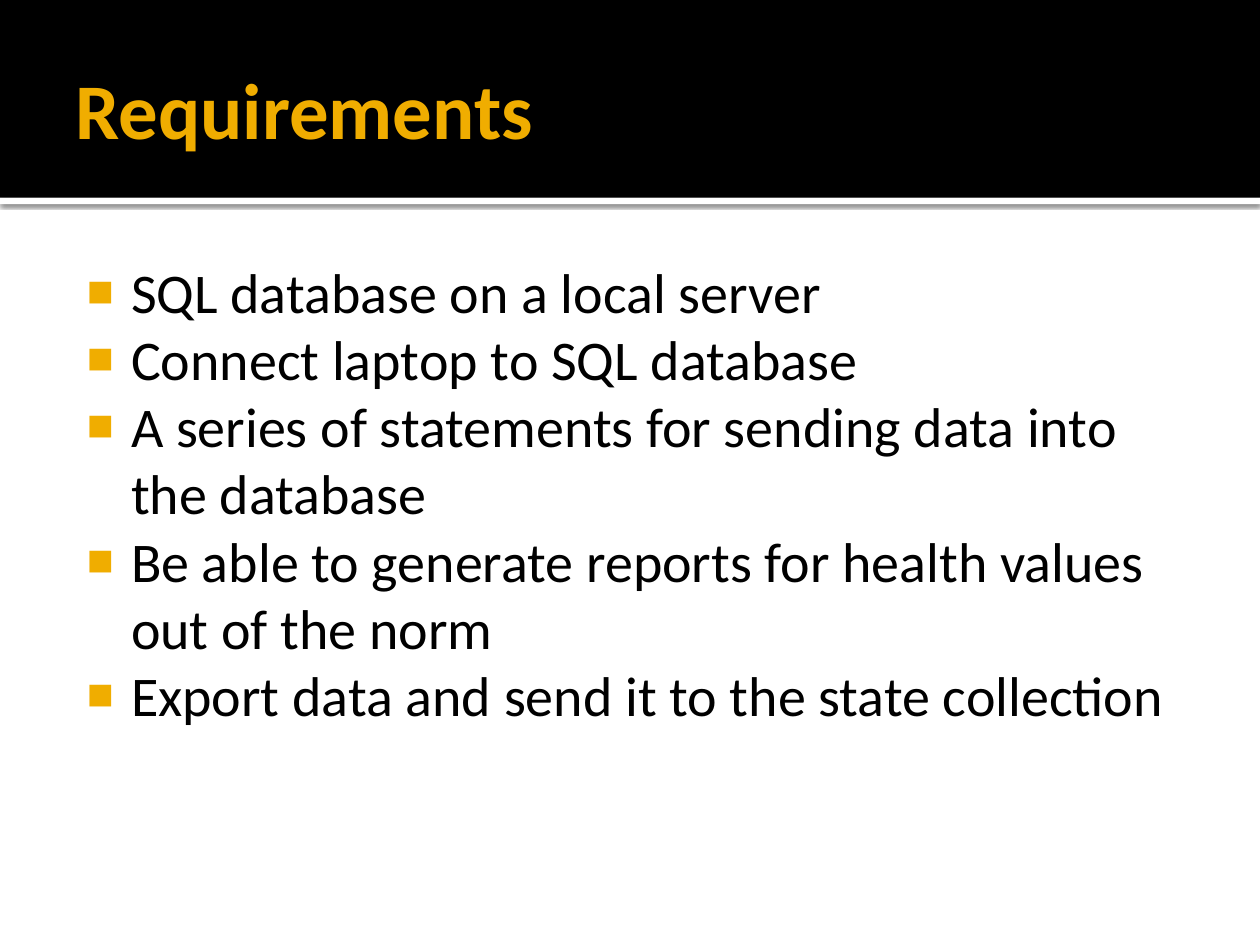
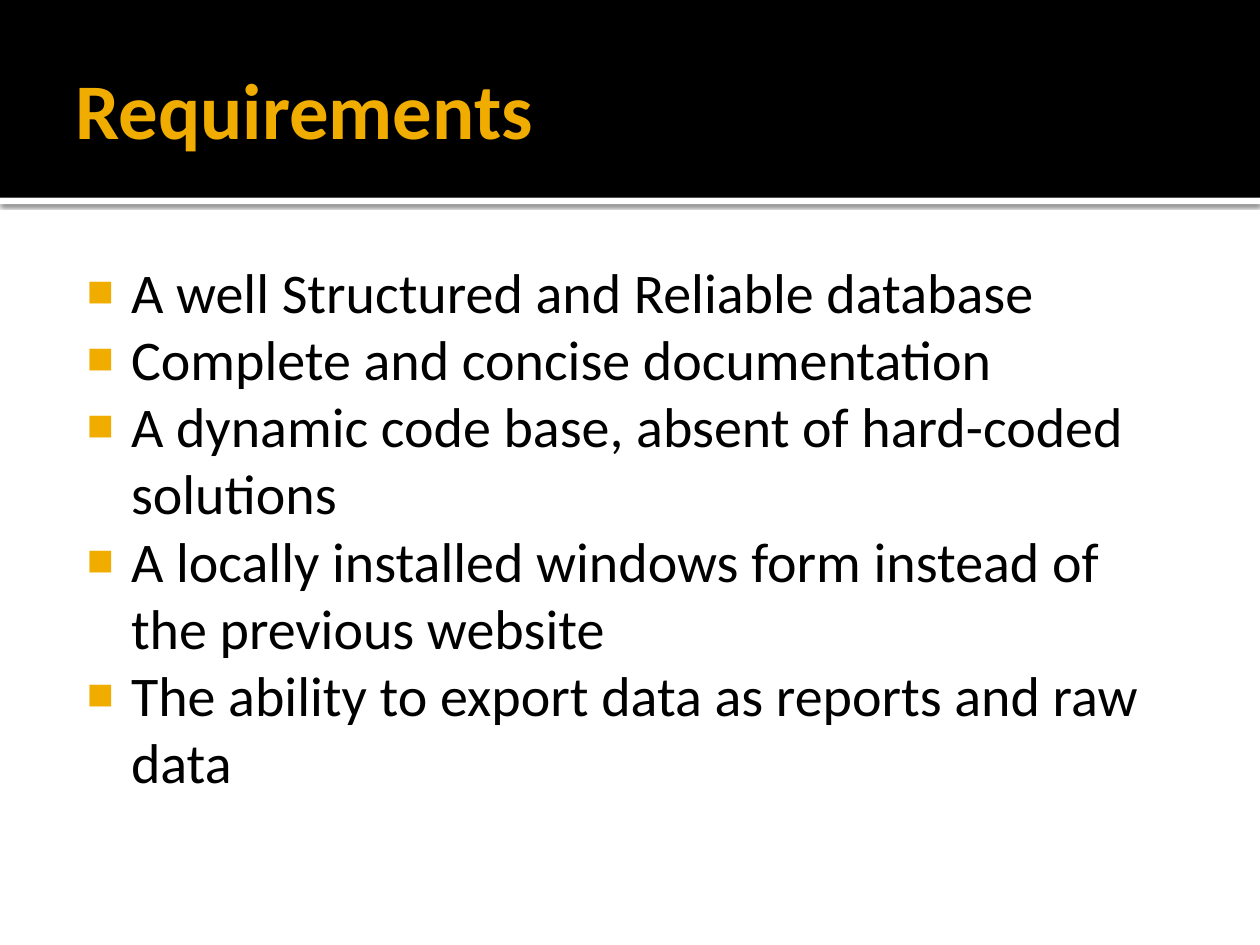
Before and after one commit to TigerCheck/TigerCheck, a slide deck: slide 5 of tigercheck Architectural Spike presentation.pptx. Drawn at 1260x945 pixels with LibreOffice and Linux fonts; fonts in the diff are those of the drawing. Boxes give left, top, right and bottom in pixels: in the first picture for what was removed or moved away, otherwise in the second. Text is boxed around its words. In the diff, an @@ line names an element or a change of style, - is before the commit and + after.

Commit message:
Arch spike presentation
(Hopefully) last update for the presentation, formatted, designed, and
has requirements from drive.

```diff
--- a/tigercheck Architectural Spike presentation.pptx
+++ b/tigercheck Architectural Spike presentation.pptx
@@ text at (131,274,1138,784): text changed @@
-■ SQL database on a local server
-■ Connect laptop to SQL database
-■ A series of statements for sending data into the database
-■ Be able to generate reports for health values out of the norm
-■ Export data and send it to the state collection
+■ A well Structured and Reliable database
+■ Complete and concise documentation
+■ A dynamic code base, absent of hard-coded solutions
+■ A locally installed windows form instead of the previous website
+■ The ability to export data as reports and raw data
```
Also in this commit, not shown: 2 other slides changed.
